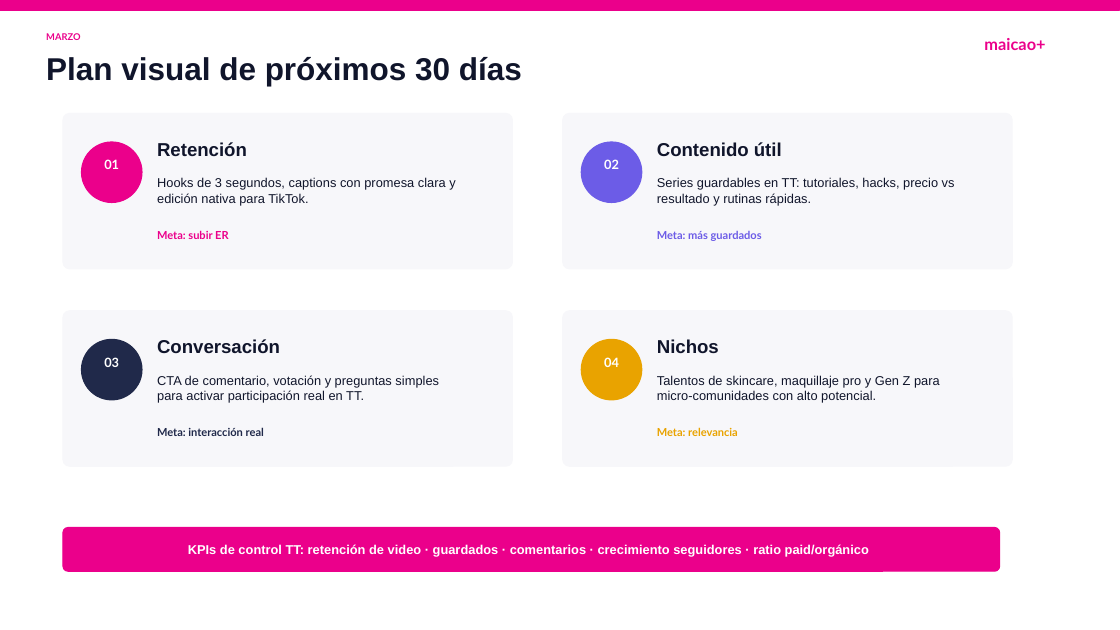
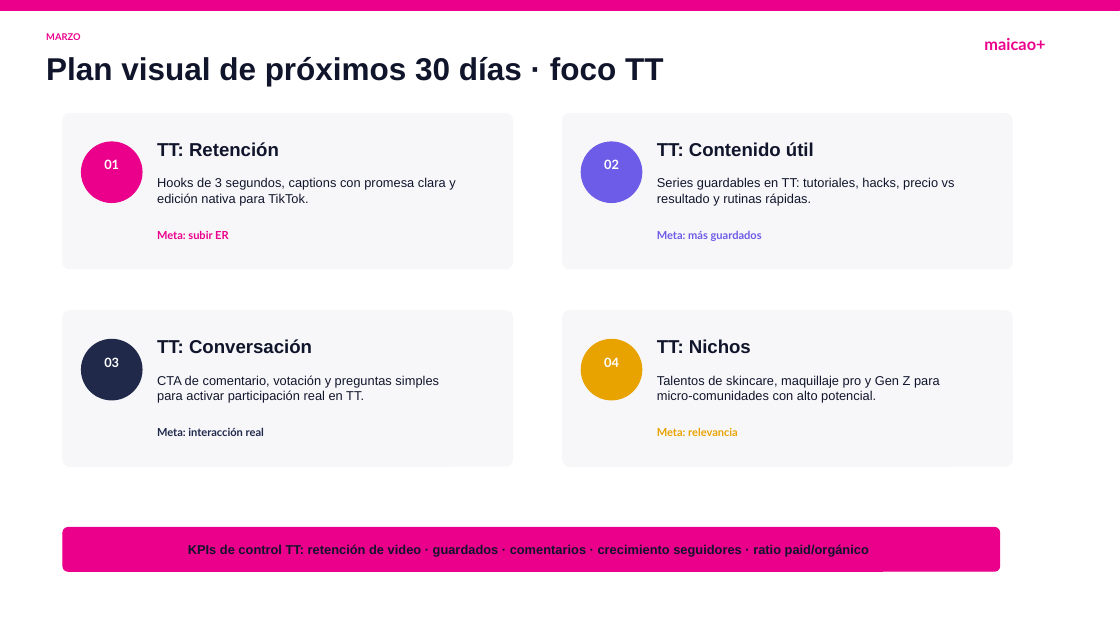
Before and after one commit to joseblancove/maicao-reporting-webapp, a slide deck: slide 12 of template/Maicao_Template_Visual_v02.pptx. Drawn at 1120x630 pixels with LibreOffice and Linux fonts; fonts in the diff are those of the drawing. Boxes give left, top, right and bottom in pixels: in the first picture for what was removed or moved away, otherwise in the second. Text is boxed around its words. In the diff, an @@ line names an element or a change of style, - is before the commit and + after.

```diff
--- a/template/Maicao_Template_Visual_v02.pptx
+++ b/template/Maicao_Template_Visual_v02.pptx
@@ text at <box>46,57,663,86</box>: text changed @@
-Plan visual de próximos 30 días
+Plan visual de próximos 30 días · foco TT
@@ text at <box>157,142,279,156</box>: text changed @@
-Retención
+TT: Retención
@@ text at <box>657,142,814,156</box>: text changed @@
-Contenido útil
+TT: Contenido útil
@@ text at <box>157,339,312,353</box>: text changed @@
-Conversación
+TT: Conversación
@@ text at <box>657,339,751,353</box>: text changed @@
-Nichos
+TT: Nichos
@@ text "KPIs de control TT: retención ..." at <box>188,544,869,557</box>: text colour #FFFFFF to #10152B @@
```
Also in this commit, not shown: 3 other slides changed, 4 other files.
